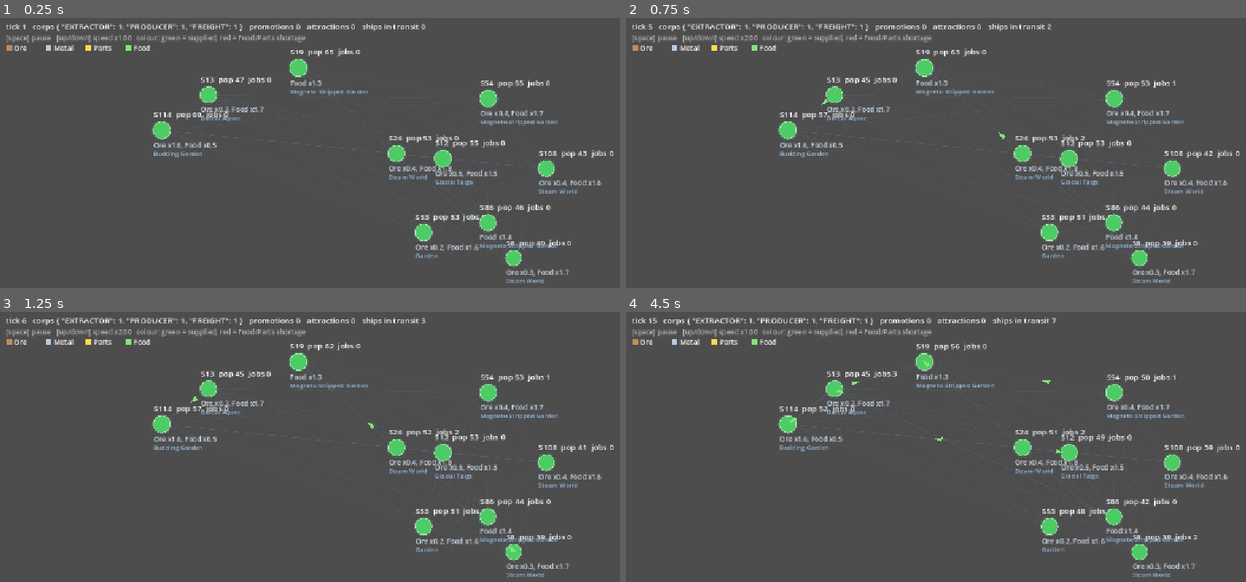
Above: before the commit, frames 1-4 (two rows, left to right).
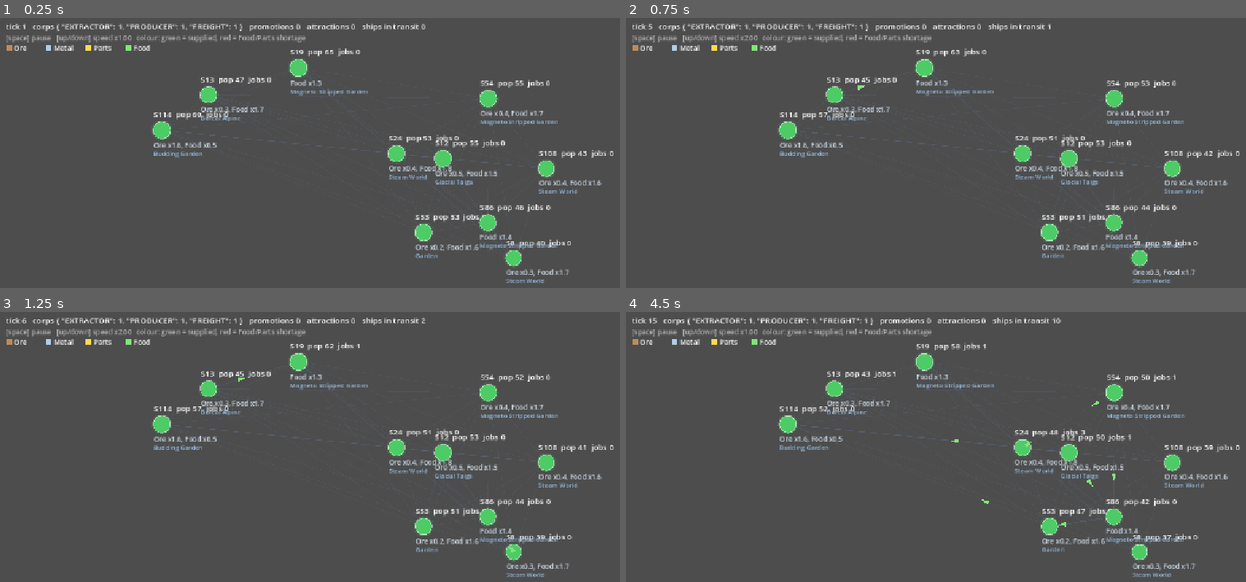
Above: after the commit, the same moments.

Repository: ElectroEsper/galaxy-generator
Game: Godot game, scene res://economy_proto/economy_view.tscn
Two runs of this game, one before a commit and one after it. Both use one fixed random seed, a clock stepped at 60 frames per second and the inputs below. This scene is started directly instead of the project's main scene.
Inputs:
- Up to frame 1 (0.25 s): no input
- Up to frame 2 (0.75 s): tap Enter at 0.5 s; hold Up from 0.53 s (still down)
- Up to frame 3 (1.25 s): keep holding Up; tap Space at 0.77 s
- Up to frame 4 (4.5 s): tap Space at 1.25, 1.52, 2.75, 3.02, 3.77 s; release Up at 1.28 s; hold Down 1.28-2.03 s; tap Enter at 2, 3.5 s; hold Up 2.03-3.53 s; hold Down from 3.53 s (still down)

Frame 1 is identical in both runs. In frame 2, 0.1% of the frame differs, in the area x 31-89%, y 2-60%; in frame 3, 0.1%; in frame 4, 0.7%, in the area x 26-93%, y 2-99%.

Commit message:
100-planet test + scale fixes (demand floor, workforce slots, multi-voyage freight)
Co-Authored-By: Claude Sonnet 5.5 <noreply@anthropic.com>
Claude-Session: https://claude.ai/code/session_011shSnrHMjVZ7qaqpxEfch4

Diff:
--- a/economy_proto/colony_market.gd
+++ b/economy_proto/colony_market.gd
@@ -15,6 +15,7 @@
 var use_this_tick : Dictionary = {}
 var capacity : Dictionary = {}     # units/tick that facilities here can add, per good
 var max_pop : float = 400.0        # habitability ceiling (from the planet in the real game)
+var facility_count : int = 0       # facilities built here (kept in sync by Corporation)
 var jobs : float = 0.0             # facilities operating here (set by the sim each tick)
 var local_cash : float = 0.0       # profit accrued by the colony's informal local business
 var planet_label : String = ""       # planet class, shown by the view
@@ -24,13 +25,18 @@
 func _init(n : String, p : float, rich : Dictionary, ceiling : float = 400.0) -> void:
 	name = n; pop = p; richness = rich; max_pop = ceiling
 	for g in Goods.ALL:
-		stock[g] = 40.0; price[g] = BASE_PRICE; use[g] = 1.0; capacity[g] = 0.0
+		stock[g] = 40.0; price[g] = BASE_PRICE; use[g] = 0.1; capacity[g] = 0.0
 	# Local business: small informal extraction for every raw resource the colony has.
 	for g in richness:
 		capacity[g] += local_output(g)
 
+const USE_FLOOR := 0.02            # tiny, so a 100-colony map doesn't invent phantom demand
 const JOBS_PER_FACILITY := 8.0
 const BASE_SELF_POP := 30.0
+
+## Workforce caps how many facilities a colony can host (spreads industry across colonies).
+func facility_slots_free() -> int:
+	return int(floor(max_pop / JOBS_PER_FACILITY)) - facility_count
 
 func local_output(g : int) -> float:
 	return richness.get(g, 0.0) * 0.25
@@ -64,7 +70,7 @@
 		stock[g] -= take
 		# Desired consumption (not just what was available) so stock-outs stay visible as demand.
 		var used : float = pop_demand(g) + use_this_tick.get(g, 0.0)
-		use[g] = 0.9 * use[g] + 0.1 * maxf(used, 0.3)
+		use[g] = 0.9 * use[g] + 0.1 * maxf(used, USE_FLOOR)
 		var cover : float = stock[g] / (use[g] * COVER_TICKS)
 		price[g] = BASE_PRICE * clampf(pow(maxf(cover, 0.001), -0.7), 0.1, 10.0)
 	use_this_tick.clear()
--- a/economy_proto/corporation.gd
+++ b/economy_proto/corporation.gd
@@ -14,7 +14,8 @@
 const HEADROOM := 1.3          # build until capacity ~ HEADROOM x use
 const CLOSE_AFTER := 20       # consecutive losing ticks before closing a facility
 const INSOLVENT_AFTER := 15   # ticks with cash < 0 before dissolving
-const IDLE_AFTER := 30        # ticks with no facilities before dissolving (frees a corporation slot)
+const IDLE_AFTER := 30        # ticks with no facilities before a cash-poor corporation dissolves (frees a slot)
+const IDLE_AFTER_FUNDED := 150  # a corporation sitting on capital waits much longer for an opening
 
 class Facility:
 	var colony : ColonyMarket
@@ -36,7 +37,7 @@
 var idle_ticks : int = 0
 var utilisation : float = 0.0
 var moved : float = 0.0
-var last_move : Dictionary = {}   # most recent shipment this tick (for the visual layer)
+var last_moves : Array = []       # shipments made this tick (for the visual layer)
 
 func _init(k : Kind, starting_cash : float) -> void:
 	kind = k; cash = starting_cash
@@ -46,14 +47,17 @@
 	var f := Facility.new(c, g)
 	facilities.append(f)
 	c.capacity[g] += f.throughput()
+	c.facility_count += 1
 
 func is_dead() -> bool:
-	return broke_ticks >= INSOLVENT_AFTER or idle_ticks >= IDLE_AFTER
+	var idle_limit : int = IDLE_AFTER_FUNDED if cash >= CAPEX * 1.5 else IDLE_AFTER
+	return broke_ticks >= INSOLVENT_AFTER or idle_ticks >= idle_limit
 
 ## Called when a corporation dissolves: its capacity leaves the market.
 func dissolve() -> void:
 	for f in facilities:
 		f.colony.capacity[f.good] -= f.throughput()
+		f.colony.facility_count -= 1
 	facilities.clear()
 
 static func _regional(markets : Array[ColonyMarket], field : String, g : int) -> float:
@@ -132,12 +136,15 @@
 		if f.losing_ticks > CLOSE_AFTER and surplus:
 			facilities.erase(f)
 			f.colony.capacity[f.good] -= f.throughput()
+			f.colony.facility_count -= 1
 	if cash < CAPEX * 1.5:
 		return
 	var best_margin : float = 0.0
 	var best_c : ColonyMarket = null
 	var best_g : int = -1
 	for c in markets:
+		if c.facility_slots_free() <= 0:
+			continue
 		for g in Goods.ALL:
 			if (kind == Kind.EXTRACTOR) != Goods.is_raw(g):
 				continue
@@ -149,7 +156,10 @@
 			var unmet : float = _regional(markets, "use", g) * HEADROOM - _regional(markets, "capacity", g)
 			if unmet < q * 0.5:
 				continue
-			var m : float = _unit_margin(c, g) * q * _input_availability(c, g) - UPKEEP
+			# Local absorption: output beyond what this colony's market can use only sells at crashed prices
+			# (export needs Freight), so favour sites whose own demand can take the output.
+			var absorb : float = minf(1.0, (c.use[g] * HEADROOM) / q)
+			var m : float = _unit_margin(c, g) * q * _input_availability(c, g) * absorb - UPKEEP
 			if m > best_margin:
 				best_margin = m; best_c = c; best_g = g
 	if best_c != null and CAPEX / best_margin < PAYBACK_HORIZON:
@@ -157,35 +167,51 @@
 		var f := Facility.new(best_c, best_g)
 		facilities.append(f)
 		best_c.capacity[best_g] += f.throughput()
+		best_c.facility_count += 1
 
 func _run_freight(markets : Array[ColonyMarket]) -> void:
-	last_move = {}
-	var best_m : float = 0.0
-	var best : Array = []
+	last_moves = []
+	var voyages : int = 1 + ships          # every ship makes one voyage per tick
+	var cap : float = SHIP_CAPACITY
+	var done : int = 0
+	# Candidate lanes: for each good, cheapest sources x dearest destinations (keeps it O(n log n) at 100 colonies).
+	var sources : Dictionary = {}
+	var dests : Dictionary = {}
 	for g in Goods.ALL:
-		for a in markets:
-			if a.stock[g] < 6.0:
-				continue
-			for b in markets:
-				if a == b:
+		var by_price : Array = markets.duplicate()
+		by_price.sort_custom(func(x, y): return x.price[g] < y.price[g])
+		sources[g] = by_price.slice(0, 6)
+		by_price.reverse()
+		dests[g] = by_price.slice(0, 6)
+	for v in voyages:
+		var best_m : float = 0.0
+		var best : Array = []
+		for g in Goods.ALL:
+			for a in sources[g]:
+				if a.stock[g] < 6.0:
 					continue
-				var m : float = b.price[g] - a.price[g] - SHIP_COST * _dist(a, b, markets)
-				if m > best_m:
-					best_m = m; best = [g, a, b]
-	if best_m > 0.3:
+				for b in dests[g]:
+					if a == b:
+						continue
+					var m : float = b.price[g] - a.price[g] - SHIP_COST * _dist(a, b, markets)
+					if m > best_m:
+						best_m = m; best = [g, a, b]
+		if best_m <= 0.3:
+			break
 		var g : int = best[0]; var a : ColonyMarket = best[1]; var b : ColonyMarket = best[2]
-		var cap : float = SHIP_CAPACITY * (1 + ships)
 		var q : float = minf(minf(a.stock[g] * 0.5, cap), maxf(0.0, cash / a.price[g]))
+		if q <= 0.0:
+			break
 		a.stock[g] -= q; b.stock[g] += q
 		cash += q * best_m
-		moved = q
-		last_move = {"from": a, "to": b, "good": g, "qty": q}
-		utilisation = 0.8 * utilisation + 0.2 * (q / cap)
-	else:
-		utilisation = 0.8 * utilisation
+		moved += q
+		done += 1
+		last_moves.append({"from": a, "to": b, "good": g, "qty": q})
+	utilisation = 0.8 * utilisation + 0.2 * (float(done) / float(voyages))
 	cash -= SHIP_UPKEEP * (1 + ships)
 	# Fleet grows only while it is actually busy, and shrinks when idle.
-	if cash > CAPEX * 3.0 and utilisation > 0.85:
+	var fleet_cap : int = maxi(3, markets.size() / 4)   # lanes, not cash, limit how many ships are useful
+	if cash > CAPEX * 3.0 and utilisation > 0.85 and ships < fleet_cap:
 		cash -= CAPEX; ships += 1
 	elif utilisation < 0.25 and ships > 0:
 		ships -= 1
--- a/economy_proto/economy_sim.gd
+++ b/economy_proto/economy_sim.gd
@@ -4,7 +4,6 @@
 
 const TICKS := 400
 const PRINT_EVERY := 80
-const MAX_CORPS := 12
 const PROMOTE_CASH := 80.0
 var promotions : int = 0
 var attractions : int = 0
@@ -19,6 +18,9 @@
 @export var use_galaxy : bool = false   # true: colonies come from generated stars/planets
 @export var galaxy_stars : int = 120
 @export var galaxy_colonies : int = 10
+@export var all_planets : bool = false     # true: every generated planet is a colony (galaxy_colonies = how many)
+var max_corps : int = 12
+const MAX_FREIGHT_CORPS := 4
 
 func _ready() -> void:
 	setup()
@@ -34,7 +36,7 @@
 func setup() -> void:
 	seed(7)
 	if use_galaxy:
-		markets = GalaxyColonies.generate(galaxy_stars, galaxy_colonies)
+		markets = GalaxyColonies.generate_all(galaxy_colonies) if all_planets else GalaxyColonies.generate(galaxy_stars, galaxy_colonies)
 	else:
 		_setup_handmade()
 	_setup_corps()
@@ -70,12 +72,11 @@
 			f.colony.jobs += 1.0
 	for k in corps:
 		k.run(markets)
-		if not k.last_move.is_empty():
-			var m : Dictionary = k.last_move
+		for m in k.last_moves:
 			shipment_made.emit(m["from"], m["to"], m["good"], m["qty"])
 	for c in markets:
 		c.tick()
-		if t > 20 and corps.size() < MAX_CORPS:
+		if t > 20 and corps.size() < max_corps:
 			_try_emergence(c)
 	for k in corps:
 		if k.is_dead():
@@ -99,6 +100,9 @@
 		attractions += 1
 
 func _print_snapshot(t : int) -> void:
+	if markets.size() > 20:
+		_print_summary(t)
+		return
 	print("--- tick %d --- (promotions=%d attractions=%d)" % [t, promotions, attractions])
 	var cap : Array = []
 	for g in Goods.ALL:
@@ -114,12 +118,53 @@
 
 ## Derived demand decides what gets founded: unmet raw demand -> Extractor, else Producer.
 func _founding_kind() -> Corporation.Kind:
+	var fr : float = 0.0
+	var fn : int = 0
+	for k in corps:
+		if k.kind == Corporation.Kind.FREIGHT:
+			fr += k.utilisation; fn += 1
+	if fn == 0 or (fn < MAX_FREIGHT_CORPS and fr / fn > 0.85 and randf() < 0.3):
+		return Corporation.Kind.FREIGHT
 	var raw_unmet : float = 0.0
 	var proc_unmet : float = 0.0
 	for g in Goods.ALL:
 		var u : float = Corporation._regional(markets, "use", g) * Corporation.HEADROOM - Corporation._regional(markets, "capacity", g)
 		if Goods.is_raw(g):
-			raw_unmet += maxf(u, 0.0)
+			# Only count raw demand that some colony could actually extract (richness + a free workforce slot).
+			if _has_extraction_site(g):
+				raw_unmet += maxf(u, 0.0)
 		else:
 			proc_unmet += maxf(u, 0.0)
 	return Corporation.Kind.EXTRACTOR if raw_unmet > proc_unmet else Corporation.Kind.PRODUCER
+
+func _print_summary(t : int) -> void:
+	var kinds : Dictionary = {}
+	var cash : float = 0.0
+	var fac : int = 0
+	var ships : int = 0
+	for k in corps:
+		var n : String = Corporation.Kind.find_key(k.kind)
+		kinds[n] = kinds.get(n, 0) + 1
+		cash += k.cash; fac += k.facilities.size(); ships += k.ships
+	var pop : float = 0.0
+	var short_n : int = 0
+	var with_jobs : int = 0
+	var avg : Dictionary = {}
+	for g in Goods.ALL:
+		avg[g] = 0.0
+	for c in markets:
+		pop += c.pop
+		if (c.price[Goods.FOOD] + c.price[Goods.PARTS]) / (2.0 * ColonyMarket.BASE_PRICE) > 2.0:
+			short_n += 1
+		if c.jobs > 0.0:
+			with_jobs += 1
+		for g in Goods.ALL:
+			avg[g] += c.price[g] / markets.size()
+	print("--- tick %d --- colonies=%d pop=%d  colonies_with_jobs=%d  in_shortage=%d  promotions=%d attractions=%d" % [t, markets.size(), pop, with_jobs, short_n, promotions, attractions])
+	print("  corps %s  facilities=%d  ships=%d  avg_price ORE/METAL/PARTS/FOOD = %d/%d/%d/%d" % [kinds, fac, ships, avg[Goods.ORE], avg[Goods.METAL], avg[Goods.PARTS], avg[Goods.FOOD]])
+
+func _has_extraction_site(g : int) -> bool:
+	for c in markets:
+		if c.richness.get(g, 0.0) > 0.0 and c.facility_slots_free() > 0:
+			return true
+	return false
--- a/economy_proto/galaxy_colonies.gd
+++ b/economy_proto/galaxy_colonies.gd
@@ -48,3 +48,27 @@
 	c.position = VIEW_CENTER + star.map_position * VIEW_RADIUS
 	c.planet_label = "%s" % Planet.PlanetClass.find_key(p.planet_class).capitalize().replace("_", " ")
 	return c
+
+
+## Every planet (rocky, giant, belt) becomes a colony, until `planet_count` is reached.
+## Planets of one star sit close together on the map; giants/belts get small population ceilings.
+static func generate_all(planet_count : int) -> Array[ColonyMarket]:
+	var out : Array[ColonyMarket] = []
+	var star_idx : int = 0
+	while out.size() < planet_count:
+		var star := Star.new()
+		star.init_solar_system()
+		var a : float = randf() * TAU
+		star.map_position = Vector2(cos(a), sin(a)) * sqrt(randf())
+		for p in star.orbit_slot:
+			if out.size() >= planet_count:
+				break
+			var c : ColonyMarket = _to_colony(p, star, out.size())
+			c.name = "S%d.%d" % [star_idx, out.size()]
+			c.position += Vector2.from_angle(randf() * TAU) * randf_range(6.0, 18.0)
+			if p.type != Planet.BaseType.NORMAL:
+				c.max_pop = 100.0 if p.type == Planet.BaseType.ASTEROID_BELT else 80.0
+				c.pop = minf(c.pop, c.max_pop * 0.5)
+			out.append(c)
+		star_idx += 1
+	return out
--- /dev/null
+++ b/economy_proto/run_headless_100.gd
@@ -0,0 +1,19 @@
+extends SceneTree
+## 100-planet test: every generated planet (rocky, giant, belt) is a colony.
+## godot --headless --path . --script res://economy_proto/run_headless_100.gd
+
+func _initialize() -> void:
+	var sim = load("res://economy_proto/economy_sim.gd").new()
+	sim.use_galaxy = true
+	sim.all_planets = true
+	sim.galaxy_colonies = 100
+	sim.max_corps = 60
+	var t0 : int = Time.get_ticks_msec()
+	root.add_child(sim)
+	print("wall time: %.1fs" % ((Time.get_ticks_msec() - t0) / 1000.0))
+	var types : Dictionary = {}
+	for c in sim.markets:
+		var k : String = "rich" if not c.richness.is_empty() else "barren"
+		types[k] = types.get(k, 0) + 1
+	print("colonies by resource: ", types)
+	quit()
